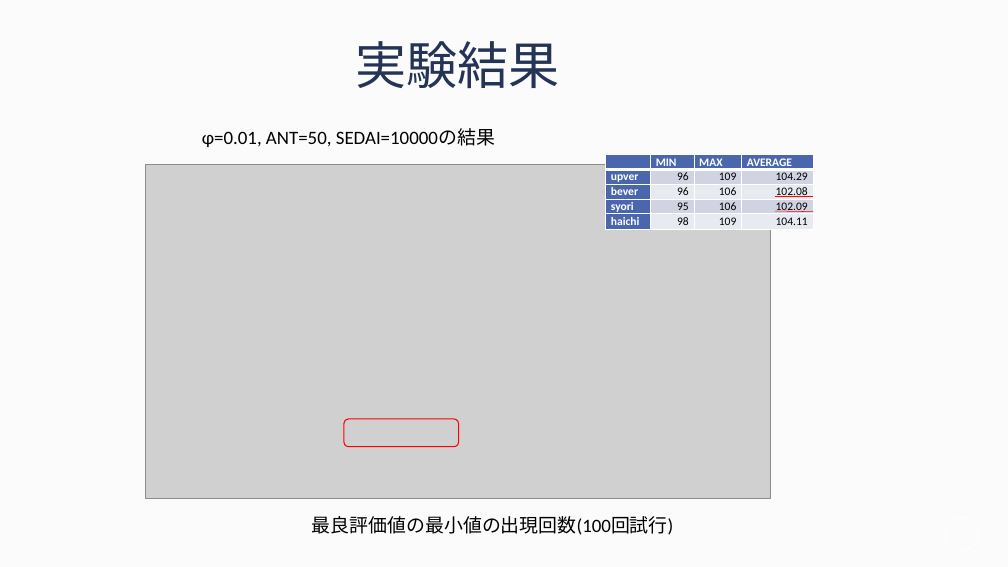
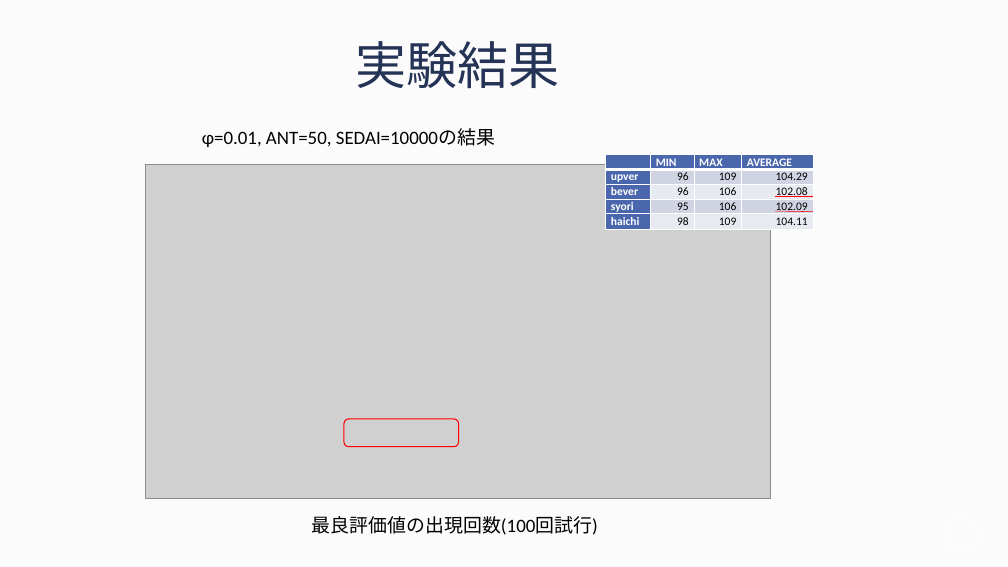
Before and after one commit to Marcy1016/AntColonyOptimization, a slide deck: slide 15 of 実験結果/卒論発表_13H023修.pptx (slide 14 before the commit). Drawn at 1008x567 pixels with LibreOffice and Linux fonts; fonts in the diff are those of the drawing; grey boxes stand for pictures; background and template pictures are left out. Boxes give left, top, right and bottom in pixels: in the first picture for what was removed or moved away, otherwise in the second. Text is boxed around its words. In the diff, an @@ line names an element or a change of style, - is before the commit and + after.

```diff
--- a/実験結果/卒論発表_13H023修.pptx
+++ b/実験結果/卒論発表_13H023修.pptx
@@ text at [312, 516, 598, 535]: text changed @@
-最良評価値の最小値の出現回数(100回試行)
+最良評価値の出現回数(100回試行)
```
Also in this commit, not shown: 6 other slides changed, 1 slide added.
